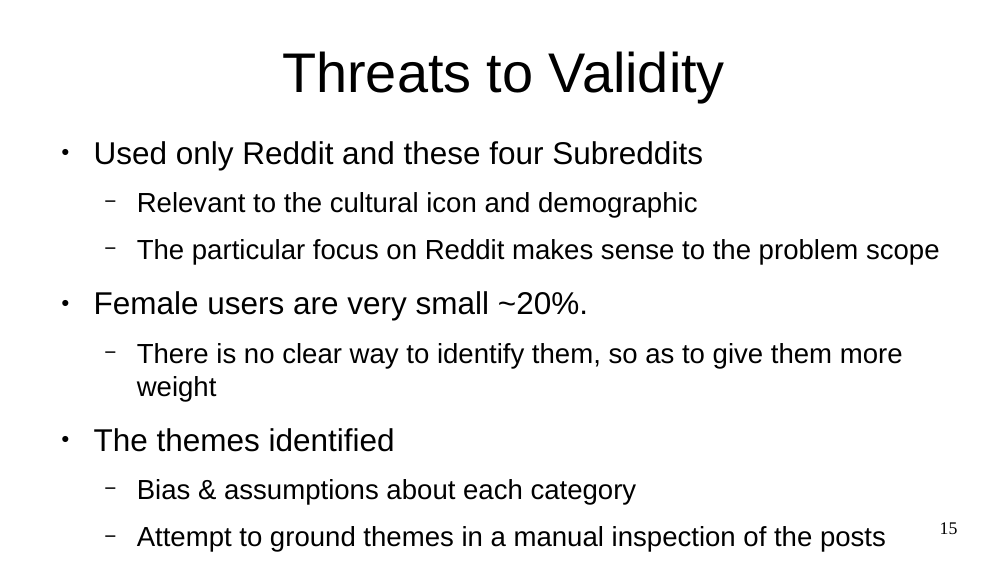
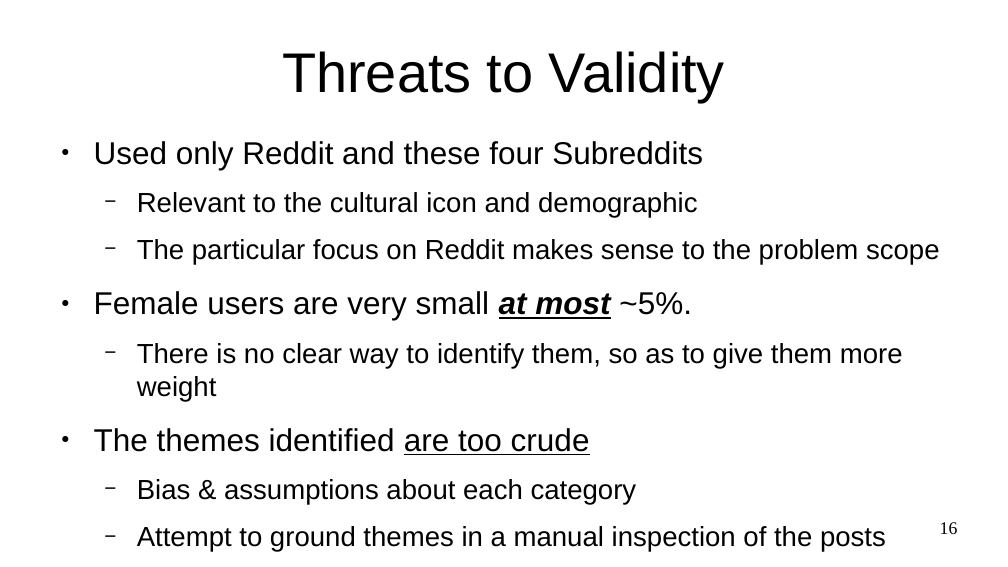
Before and after one commit to aliraeisdanaei/Doomer_Analysis, a slide deck: slide 16 of Presentations/Report.odp (slide 15 before the commit). Drawn at 1008x567 pixels with LibreOffice and Linux fonts; fonts in the diff are those of the drawing. Boxes give left, top, right and bottom in pixels: in the first picture for what was removed or moved away, otherwise in the second. Text is boxed around its words. In the diff, an @@ line names an element or a change of style, - is before the commit and + after.

```diff
--- a/Presentations/Report.odp
+++ b/Presentations/Report.odp
@@ text at [94, 291, 692, 320]: text changed @@
-● Female users are very small ~20%.
+● Female users are very small at most ~5%.
@@ text at [94, 428, 590, 455]: text changed @@
-● The themes identified
+● The themes identified are too crude
@@ page number at [940, 522, 958, 534]: text changed @@
-15
+16
```
Also in this commit, not shown: 7 other slides changed, 2 slides added, 1 slide removed, 2 other files.
